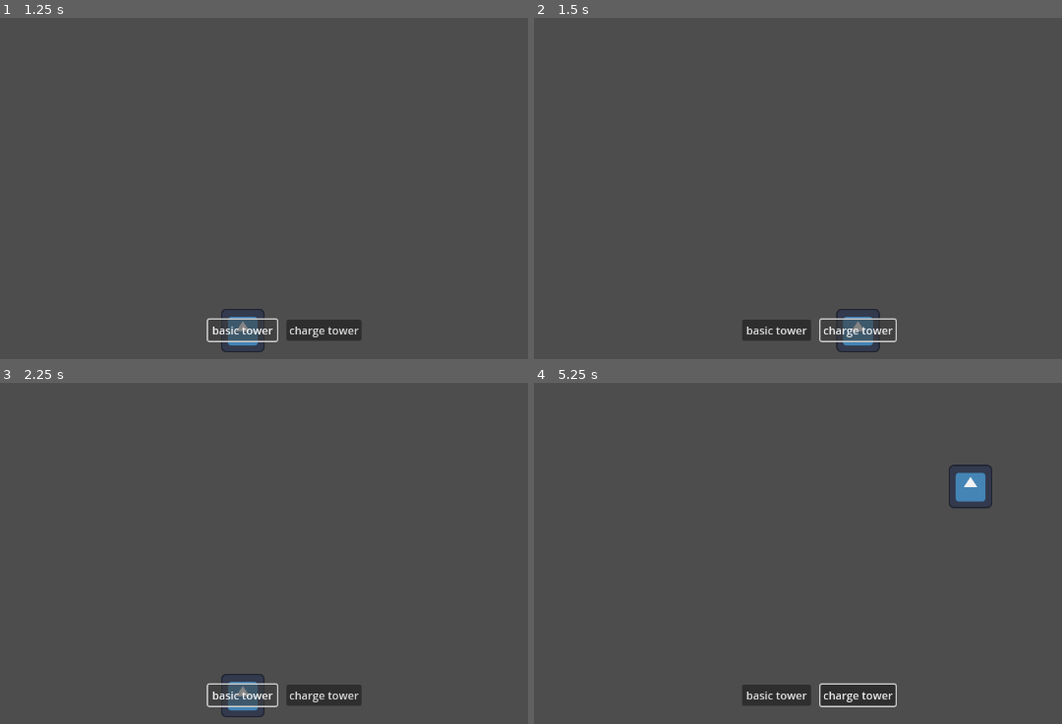
Above: before the commit, frames 1-4 (two rows, left to right).
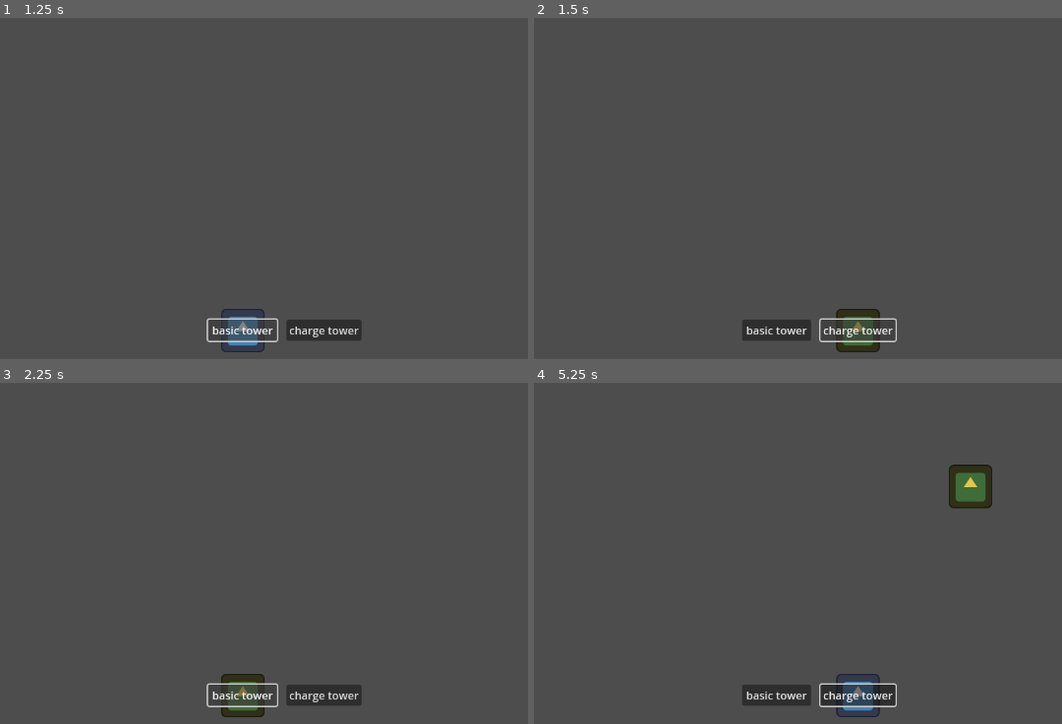
Above: after the commit, the same moments.

Repository: sushitoad/tower-defense-prototype
Game: Godot game, scene res://scenes/test_scene.tscn
Two runs of this game, one before a commit and one after it. Both use one fixed random seed, a clock stepped at 60 frames per second and the inputs below. The engine's default icon, where the game draws it, is replaced by a stand-in: a white triangle on a blue panel in a dark square.
Inputs (mouse positions are in pixels of both pictures, inside the frame that each line leads up to):
- Up to frame 1 (1.25 s): click "basic tower" at 0.5 s
- Up to frame 2 (1.5 s): click "charge tower" at 1.25 s
- Up to frame 3 (2.25 s): click "basic tower" at 2 s
- Up to frame 4 (5.25 s): click "charge tower" at 2.75 s; click "basic tower" at 3.5 s; click "charge tower" at 4.25 s; tap Enter at 5 s; move the mouse to (972, 485) at 5.02 s; click (972, 485) at 5.1 s

Frame 1 is identical in both runs. In frame 2, 0.8% of the frame differs, in the area x 57-66%, y 85-98%; in frame 3, 0.8%; in frame 4, 1.8%, in the area x 57-87%, y 23-98%.

Commit message:
multiple towers

Diff:
--- a/scripts/tower_manager.gd
+++ b/scripts/tower_manager.gd
@@ -10,11 +10,17 @@
 var mousePosition: Vector2
 
 #its enum and match time
+enum TowerType { BASIC, CHARGE, ADVANCED }
+var towerTypeToPlace: TowerType
 
 func _ready() -> void:
-	for button in buildUI.find_children("*", "Button"):
-		button.pressed.connect(SpawnTower)
+	#for button in buildUI.find_children("*", "Button"):
+		#button.pressed.connect(SpawnTower)
 	#this is clever but I might have to write an individual line for each button and have specific functions per tower?
+	var basicButtion = buildUI.find_child("BasicTowerButton")
+	basicButtion.pressed.connect(SpawnTower.bind(TowerType.BASIC))
+	var chargeButtion = buildUI.find_child("ChargeTowerButton")
+	chargeButtion.pressed.connect(SpawnTower.bind(TowerType.CHARGE))
 
 func _process(delta: float) -> void:
 	mousePosition = get_global_mouse_position()
@@ -24,14 +30,29 @@
 		if placingTower:
 			PlaceSpawnedTower()
 
-func SpawnTower():
+func SpawnTower(type: TowerType):
 	placingTower = true
-	ghostTower = find_child("BasicTowerSprite")
+	#ghostTower = find_child("BasicTowerSprite")
+	#match statement here for the tower sprite
+	match type:
+		0:
+			ghostTower = find_child("BasicTowerSprite")
+		1:
+			ghostTower = find_child("ChargeTowerSprite")
+		_:
+			print("other")
+	towerTypeToPlace = type
 	ghostTower.visible = true
 
 func PlaceSpawnedTower():
 	ghostTower.visible = false
-	var newTower = basicTower.instantiate()
+	#match here for tower to instantiate
+	var newTower
+	match towerTypeToPlace:
+		0:
+			newTower = basicTower.instantiate()
+		1:
+			newTower = chargeTower.instantiate()
 	add_child(newTower)
 	newTower.position = mousePosition
 	placingTower = false
